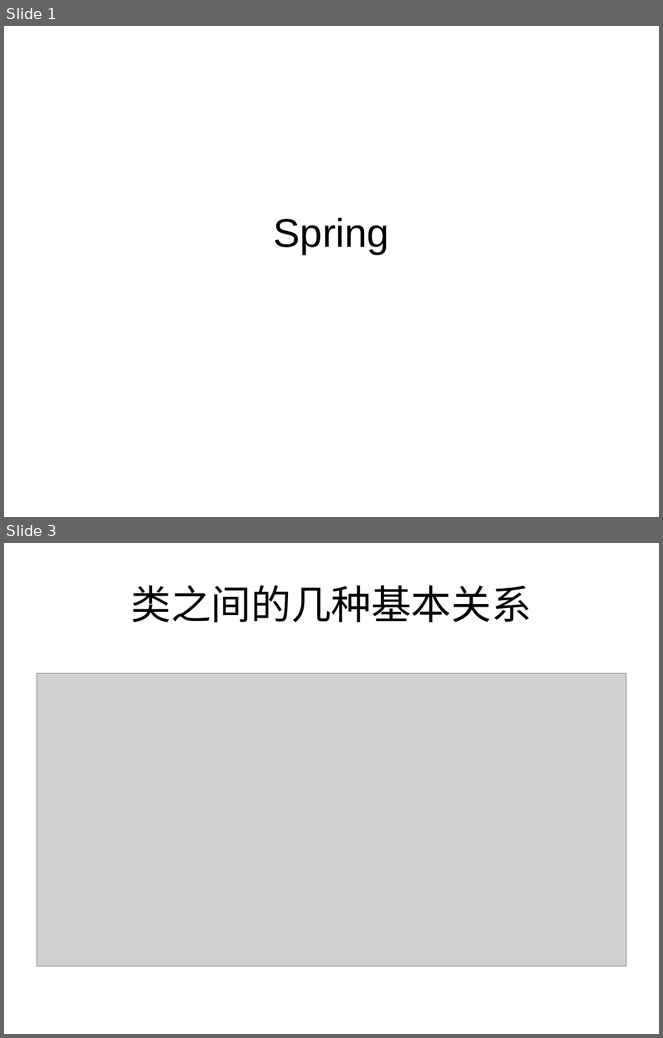
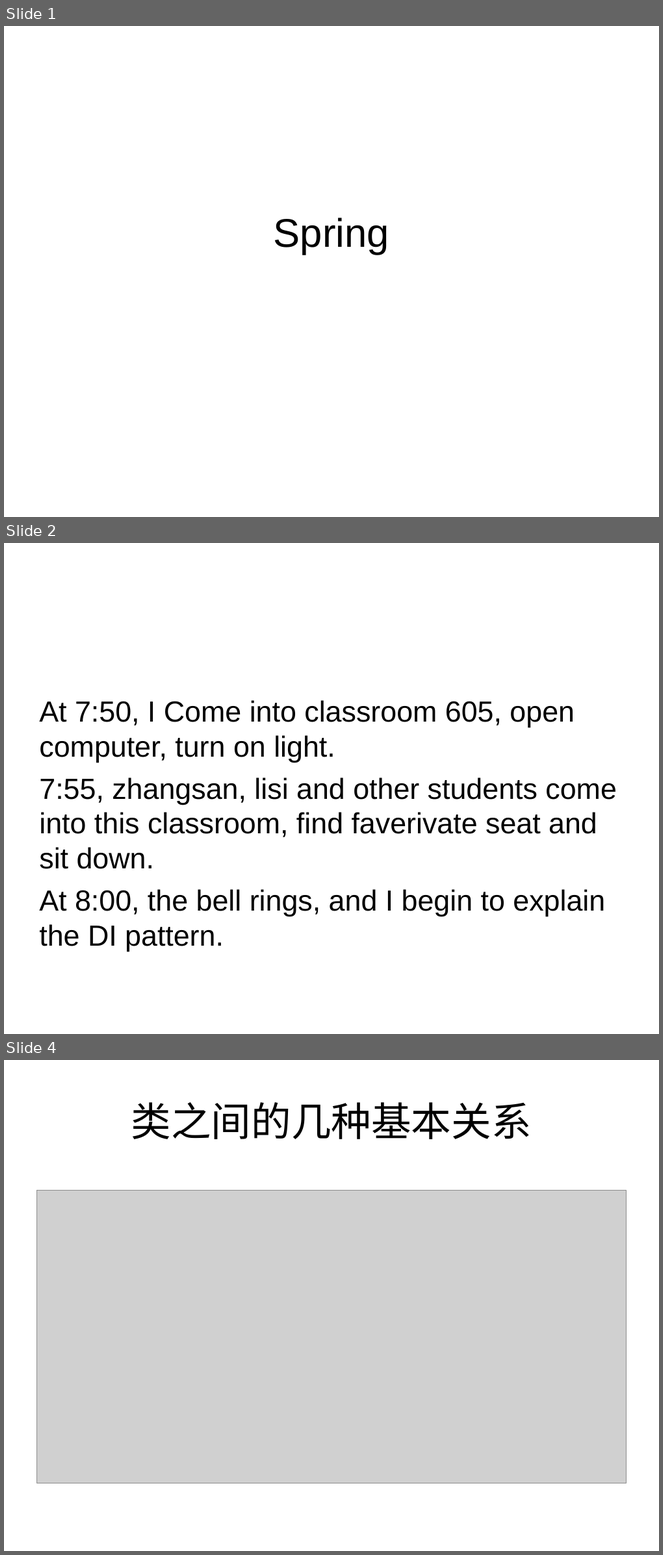
Before and after one commit to liangshanhero/sa, a slide deck: sa/文档/2019 软件体系结构（08）：Spring.ppt. Shown one above the other, each under a label of ours: slides 1 and 3 before the commit, slides 1, 2 and 4 after it; the slides between them are not shown. The pictures are 663x1038 and 663x1555 pixels, drawn with LibreOffice and Linux fonts; fonts in the diff are those of the drawing; grey boxes stand for pictures. Boxes give left, top, right and bottom in pixels: in the first picture for what was removed or moved away, otherwise in the second. Text is boxed around its words. In the diff, an @@ line names an element or a change of style, - is before the commit and + after.

```diff
--- a/sa/文档/2019 软件体系结构（08）：Spring.ppt
+++ b/sa/文档/2019 软件体系结构（08）：Spring.ppt
@@ slide 2 added at [4,543,659,1034], background #FFFFFF @@
@@ text added at [39,700,617,952], 32 pt, text #000000 @@
+At 7:50, I Come into classroom 605, open computer, turn on light.
+7:55, zhangsan, lisi and other students come into this classroom, find faverivate seat and sit down.
+At 8:00, the bell rings, and I begin to explain the DI pattern.
@@ what was slide 3 is now slide 4 @@
```
Also in this commit, not shown: 4 slides changed.
